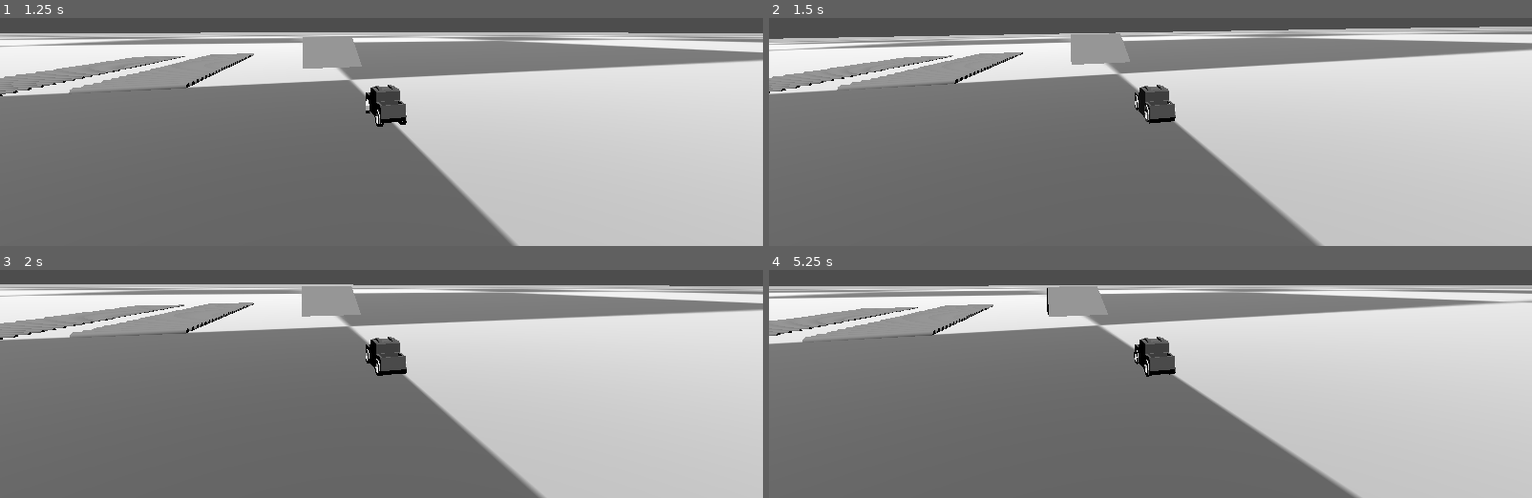
Above: before the commit, frames 1-4 (two rows, left to right).
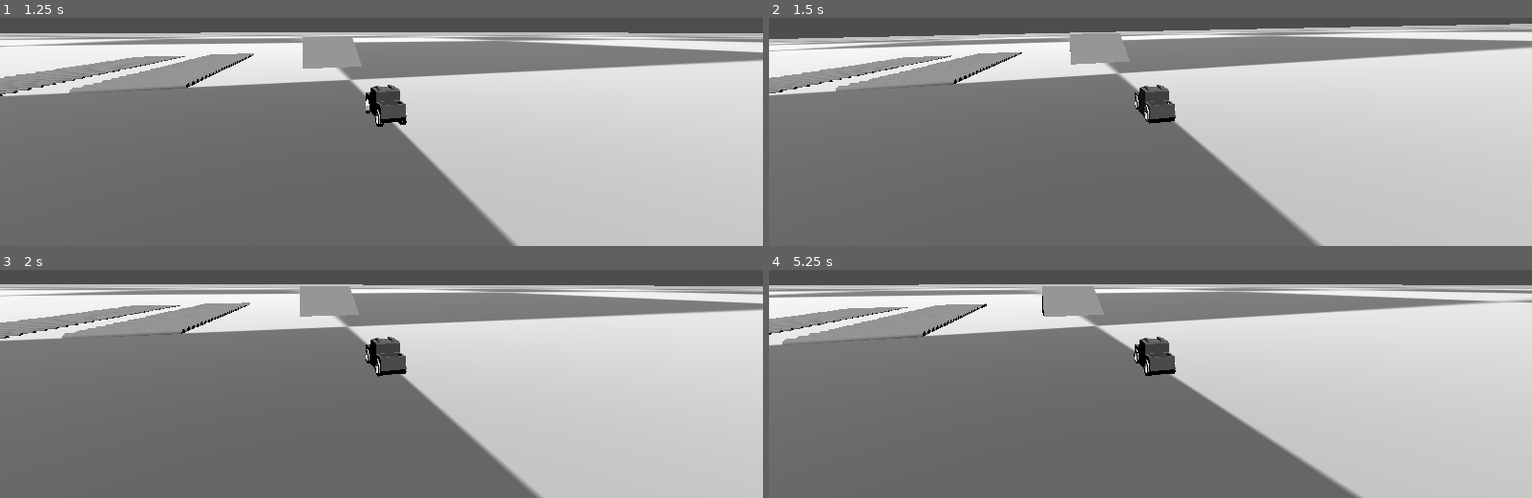
Above: after the commit, the same moments.

Repository: luankaike-code/jh_conclusao_dev
Game: Godot game, scene res://scenes/worlds/test/test_world.tscn
The game is run twice, just before and just after one commit, with the same random seed, the same clock (stepped at 60 frames per second) and the same inputs.
Inputs:
- Up to frame 1 (1.25 s): hold D (game_turn_right) from 0.53 s (still down); tap S (game_deceleration) at 0.6 s
- Up to frame 2 (1.5 s): release D (game_turn_right) at 1.28 s; hold Shift (game_hand_brake, bound only after the commit) from 1.28 s (still down); tap S (game_deceleration) at 1.35 s
- Up to frame 3 (2 s): keep holding Shift (game_hand_brake, bound only after the commit)
- Up to frame 4 (5.25 s): release Shift (game_hand_brake, bound only after the commit) at 2.03 s; hold D (game_turn_right) 2.03-2.78 s; tap S (game_deceleration) every 0.75 s from 2.1 to 5.1 s; hold W (game_acceleration) 2.78-3.53 s; hold A (game_turn_left) 3.53-5.03 s; hold Shift (game_hand_brake, bound only after the commit) from 5.03 s (still down)

Frame 1 is identical in both runs. In frame 2, 3.0% of the frame differs, in the area x 0-100%, y 2-45%; in frame 3, 1.1%; in frame 4, 3.4%, in the area x 0-100%, y 6-58%.

Commit message:
Add hand brake system

Diff:
--- a/code-tcc-jh/project.godot
+++ b/code-tcc-jh/project.godot
@@ -37,6 +37,11 @@
 "events": [Object(InputEventKey,"resource_local_to_scene":false,"resource_name":"","device":-1,"window_id":0,"alt_press …(192 unchanged characters)…
 ]
 }
+game_hand_brake={
+"deadzone": 0.2,
+"events": [Object(InputEventKey,"resource_local_to_scene":false,"resource_name":"","device":-1,"window_id":0,"alt_pressed":false,"shift_pressed":false,"ctrl_pressed":false,"meta_pressed":false,"pressed":false,"keycode":0,"physical_keycode":4194325,"key_label":0,"unicode":0,"location":0,"echo":false,"script":null)
+]
+}
 
 [physics]
 
--- a/code-tcc-jh/scenes/raycast_car/raycast_car.gd
+++ b/code-tcc-jh/scenes/raycast_car/raycast_car.gd
@@ -9,11 +9,13 @@
 @export var deceleration: float = 100.0
 @export var acceleration_curve: Curve = preload("res://data/curves/acceleration_curve.tres")
 
+var hand_brake: bool = false
 var motor_input: int
 
 @warning_ignore("unused_parameter")
 func _physics_process(delta: float) -> void:
 	for wheel in wheels:
+		wheel.is_lock = hand_brake
 		wheel.apply_forces_in_raycast_car(self)
 
 func _input_pressed_or_released(action: StringName, pressed: Variant, released: Variant, default: Variant) -> Variant:
@@ -28,3 +30,4 @@
 func _unhandled_input(event: InputEvent) -> void:
 	motor_input = _input_pressed_or_released("game_acceleration", 1.0, 0, motor_input)
 	motor_input = _input_pressed_or_released("game_deceleration", -1.0, 0, motor_input)
+	hand_brake = _input_pressed_or_released("game_hand_brake", true, false, hand_brake)
--- a/code-tcc-jh/scenes/raycast_car/raycast_wheel/raycast_wheel.gd
+++ b/code-tcc-jh/scenes/raycast_car/raycast_wheel/raycast_wheel.gd
@@ -13,6 +13,7 @@
 @export var traction: float = 0.05
 
 @export var has_motor: bool = false
+@export var is_lock: bool = false
 
 @onready var ray: RayCast3D = $RayCast3D
 @onready var model: MeshInstance3D = $Model
@@ -80,7 +81,7 @@
 	var gravity: float = -car.get_gravity().y
 	var apply_mass_in_wheel := (car.mass*gravity)/car.wheels.size()
 
-	var x_traction := 1
+	var x_traction := 0.1 if is_lock else 0.7
 	var left_car_dir := -global_basis.x.normalized()
 	var x_force := left_car_dir * x_traction * turn_vel * apply_mass_in_wheel
 	var back_dir := global_basis.z.normalized()
@@ -92,6 +93,10 @@
 	car.apply_force(friction_force, x_force_pos)
 
 	## APPLY ACCELERATION
+
+	if is_lock:
+		return
+
 	var forward_dir := -global_basis.z
 	var speed := forward_dir.dot(car.linear_velocity)
 
